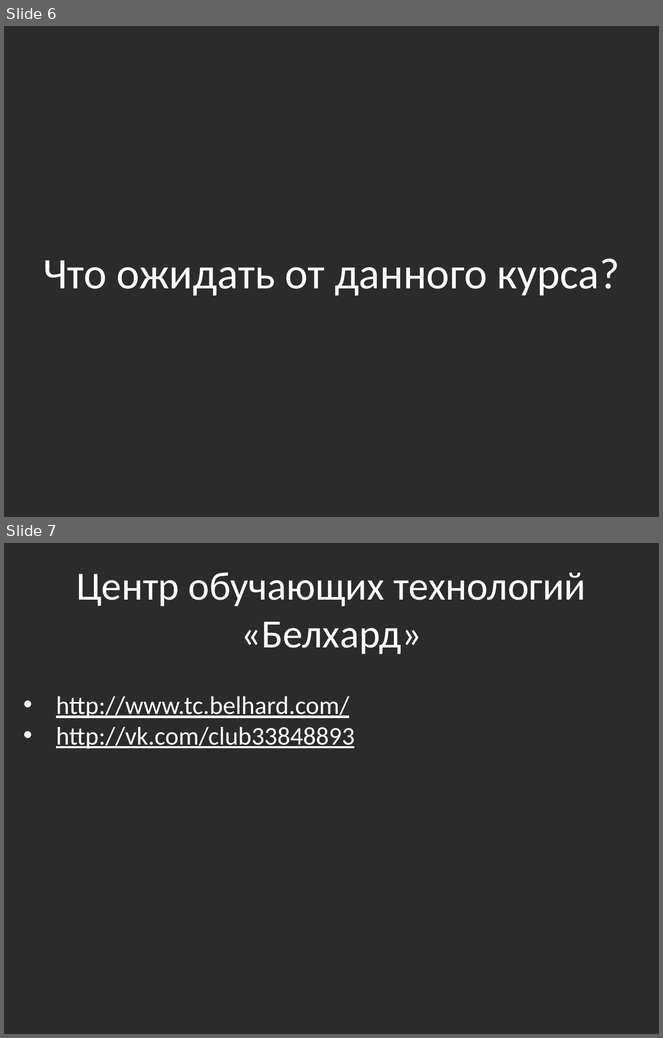
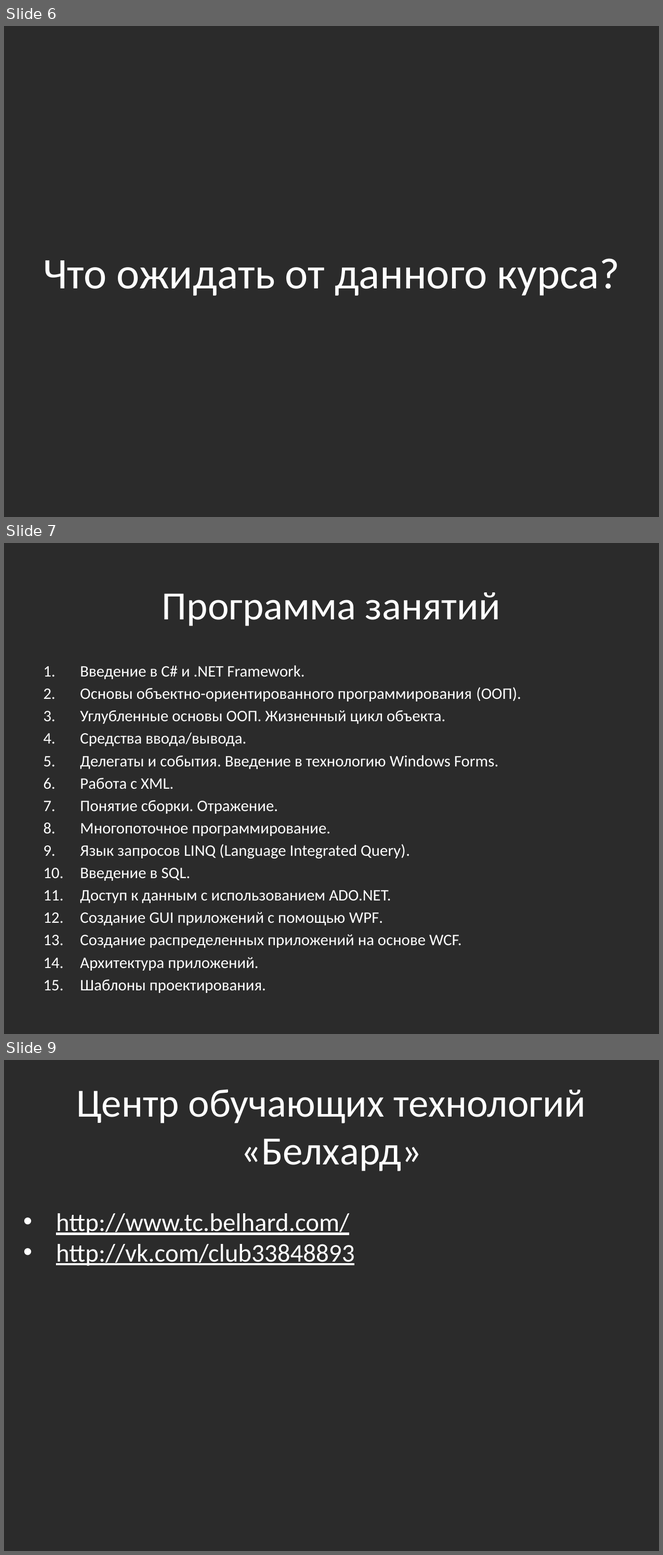
Before and after one commit to bazile/Training, a slide deck: Presentation/intro.pptx. Shown one above the other, each under a label of ours: slides 6 and 7 before the commit, slides 6, 7 and 9 after it; the slides between them are not shown. The pictures are 663x1038 and 663x1555 pixels, drawn with LibreOffice and Linux fonts; fonts in the diff are those of the drawing; background and template pictures are left out; a plain dark background stands for a picture behind light text. Boxes give left, top, right and bottom in pixels: in the first picture for what was removed or moved away, otherwise in the second. Text is boxed around its words. In the diff, an @@ line names an element or a change of style, - is before the commit and + after.

```diff
--- a/Presentation/intro.pptx
+++ b/Presentation/intro.pptx
@@ slide 7 added at (4, 543, 659, 1034), background picture (left out) @@
@@ title added at (162, 592, 501, 626), 44 pt, text #FFFFFF @@
+Программа занятий
@@ text added at (80, 665, 521, 971), 17.6 pt, text #FFFFFF @@
+1. Введение в С# и .NET Framework.
+2. Основы объектно-ориентированного программирования (ООП).
+3. Углубленные основы ООП. Жизненный цикл объекта.
+4. Средства ввода/вывода.
+5. Делегаты и события. Введение в технологию Windows Forms.
+6. Работа с XML.
+7. Понятие сборки. Отражение.
+8. Многопоточное программирование.
+9. Язык запросов LINQ (Language Integrated Query).
+10. Введение в SQL.
+11. Доступ к данным с использованием ADO.NET.
+12. Создание GUI приложений с помощью WPF.
+13. Создание распределенных приложений на основе WCF.
+14. Архитектура приложений.
+15. Шаблоны проектирования.
@@ what was slide 7 is now slide 9 @@
```
Also in this commit, not shown: 1 other slide added, 1 slide removed, 5 other files.
